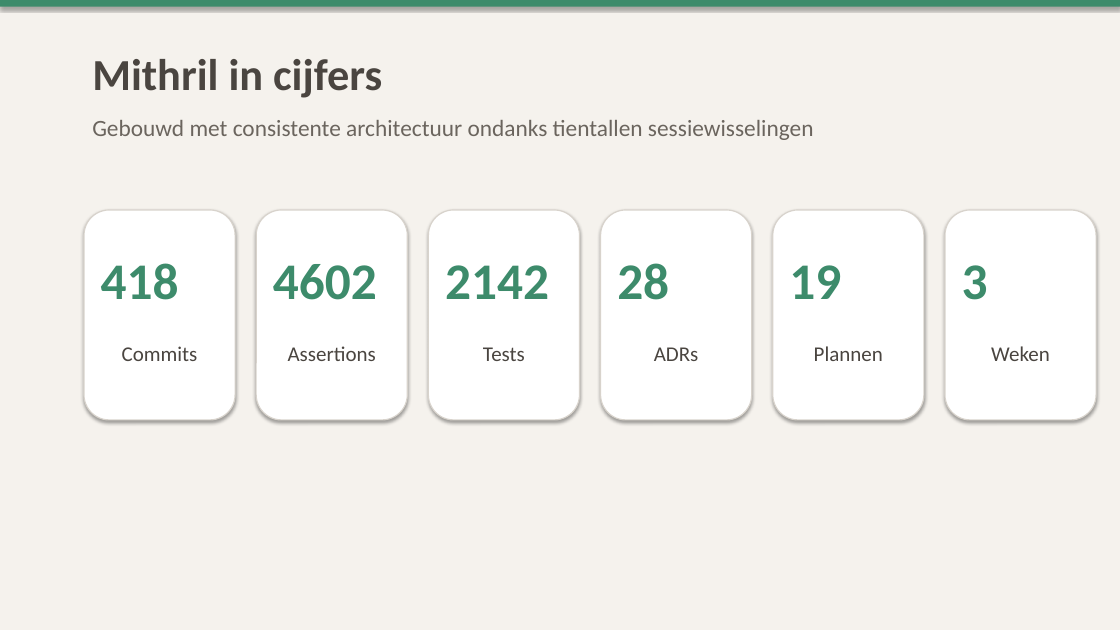
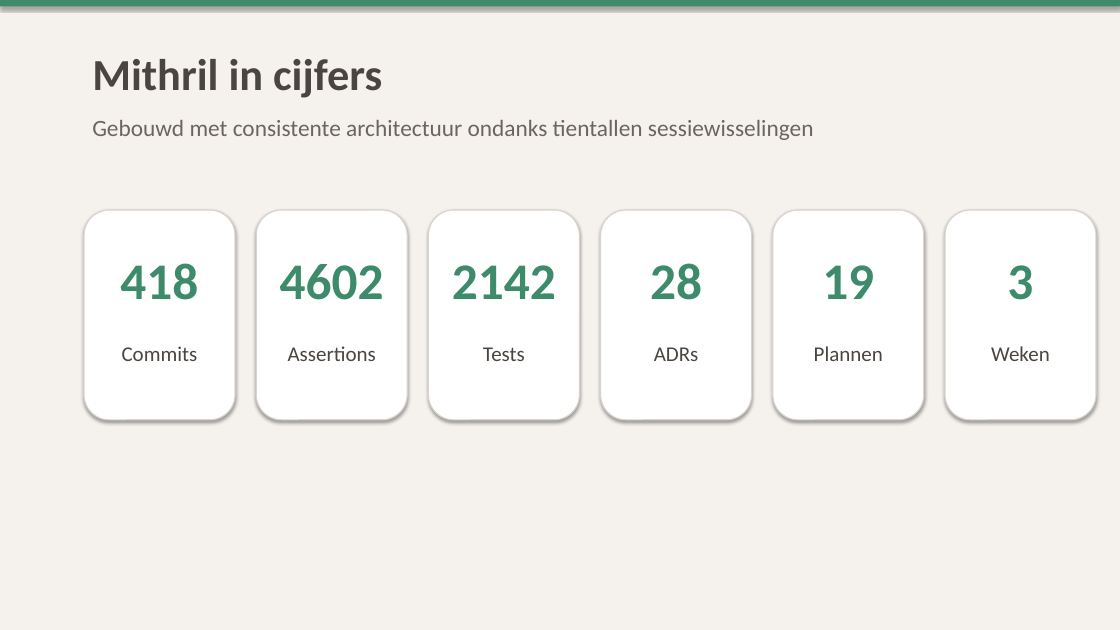
Before and after one commit to lengthofrope/mithril, a slide deck: slide 18 of docs/workshop-tdd-adr-ai-assisted-development.pptx (slide 20 before the commit). Drawn at 1120x630 pixels with LibreOffice and Linux fonts; fonts in the diff are those of the drawing. Boxes give left, top, right and bottom in pixels: in the first picture for what was removed or moved away, otherwise in the second. Text is boxed around its words. In the diff, an @@ line names an element or a change of style, - is before the commit and + after.

```diff
--- a/docs/workshop-tdd-adr-ai-assisted-development.pptx
+++ b/docs/workshop-tdd-adr-ai-assisted-development.pptx
@@ alignment left to centre in 6 elements at (x1=120, y1=263, x2=198, y2=300), (x1=280, y1=264, x2=384, y2=300), (x1=452, y1=265, x2=556, y2=299), (x1=650, y1=263, x2=702, y2=300), (x1=822, y1=265, x2=874, y2=299), (x1=1007, y1=265, x2=1033, y2=300) @@
```
Also in this commit, not shown: 3 other slides changed, 2 slides removed, 8 other files.
